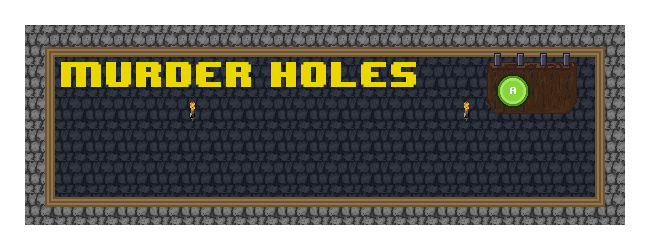
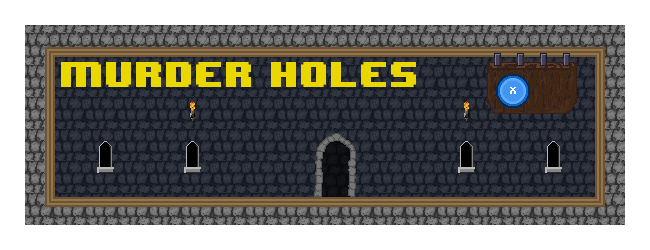
Revision of a layered 650 x 250 image; what changed, layer by layer:
hid "greenbutton" over [496, 74, 530, 108]
hid "yellowbutton" over [496, 74, 530, 108]
added group "All Rooms" with 10 layers above "Room Labels" over [190, 133, 469, 197]
added layer "stairsbackground" (36%) in group "All Rooms" over [321, 141, 350, 197]
added layer "stairs" in group "All Rooms" over [314, 133, 356, 197]
added group "Murder Holes" with 6 layers above "wood walls" over [97, 74, 562, 173]
added group "windows" with 4 layers in group "Murder Holes" over [97, 141, 562, 173]
added layer "window" (1st of 5, in "Murder Holes" › "windows") in group "windows" over [97, 141, 114, 173]
added layer "window" (2nd of 5, in "Murder Holes" › "windows") in group "windows" over [184, 141, 201, 173]
added layer "window" (3rd of 5, in "Murder Holes" › "windows") in group "windows" over [458, 141, 475, 173]
added layer "window" (4th of 5, in "Murder Holes" › "windows") in group "windows" over [545, 141, 562, 173]
